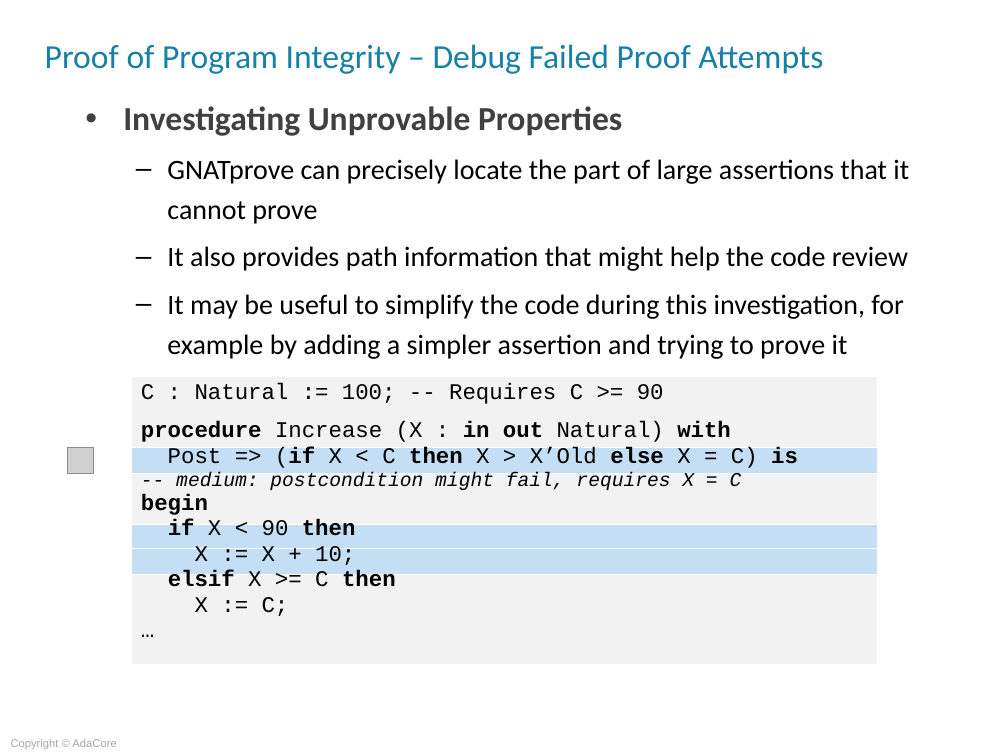
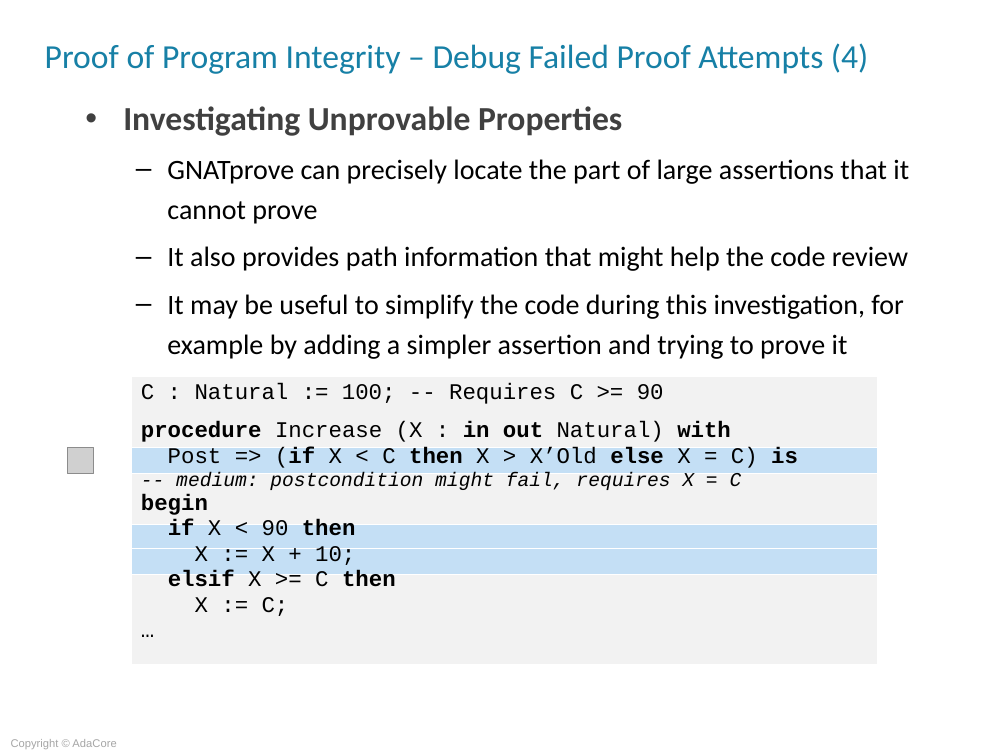
Before and after one commit to AdaCoreU/Courses, a slide deck: slide 15 of lectures/06_SPARK_2014/03_Proof_Of_Program_Integrity/Slides/03_Proof_Of_Program_Integrity.ppt. Drawn at 1008x756 pixels with LibreOffice and Linux fonts; fonts in the diff are those of the drawing; grey boxes stand for pictures; background and template pictures are left out. Boxes give left, top, right and bottom in pixels: in the first picture for what was removed or moved away, otherwise in the second. Text is boxed around its words. In the diff, an @@ line names an element or a change of style, - is before the commit and + after.

```diff
--- a/lectures/06_SPARK_2014/03_Proof_Of_Program_Integrity/Slides/03_Proof_Of_Program_Integrity.ppt
+++ b/lectures/06_SPARK_2014/03_Proof_Of_Program_Integrity/Slides/03_Proof_Of_Program_Integrity.ppt
@@ title at (x1=45, y1=43, x2=868, y2=74): text changed @@
-Proof of Program Integrity – Debug Failed Proof Attempts
+Proof of Program Integrity – Debug Failed Proof Attempts (4)
```
Also in this commit, not shown: 9 other slides changed, 3 other files.
